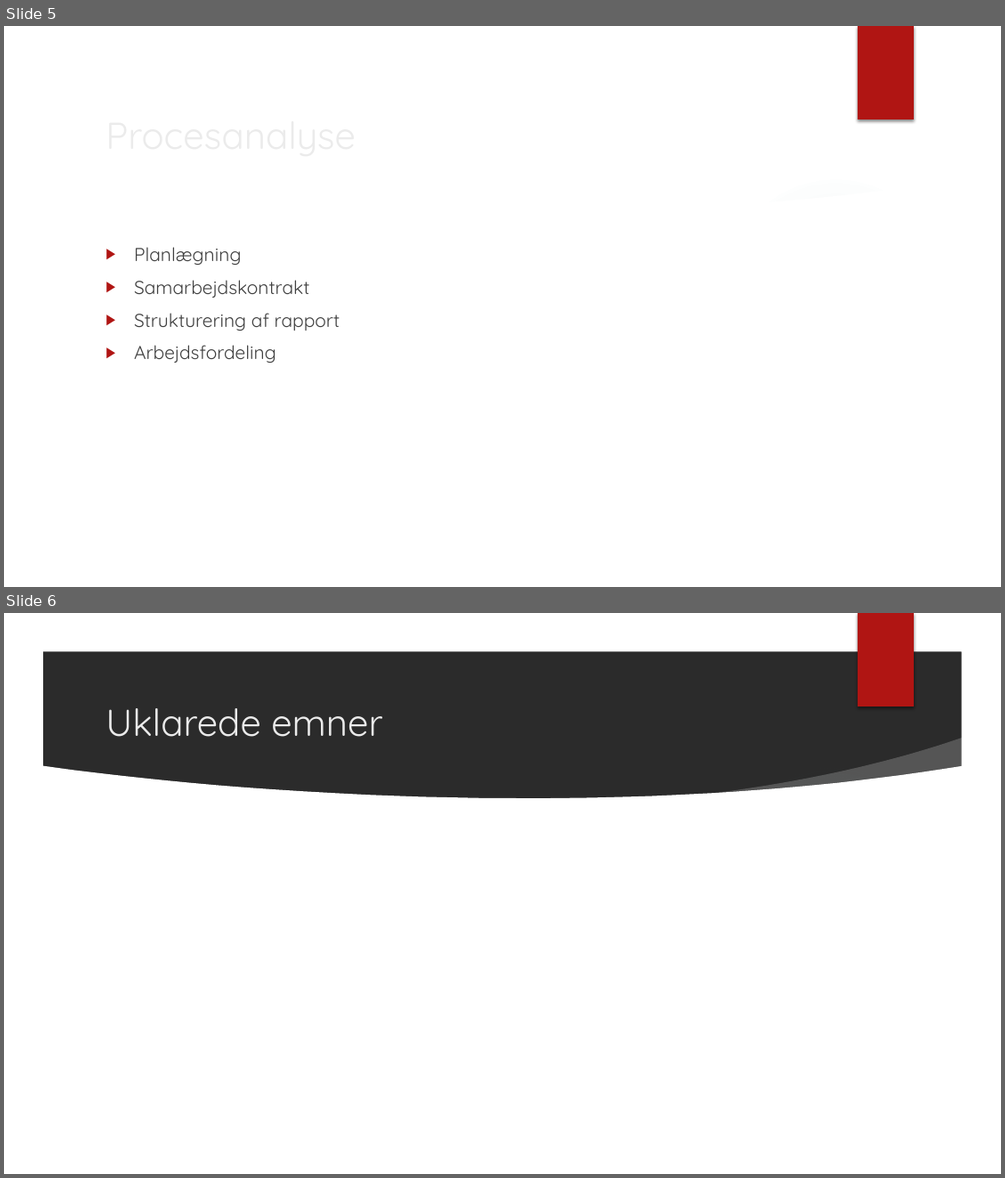
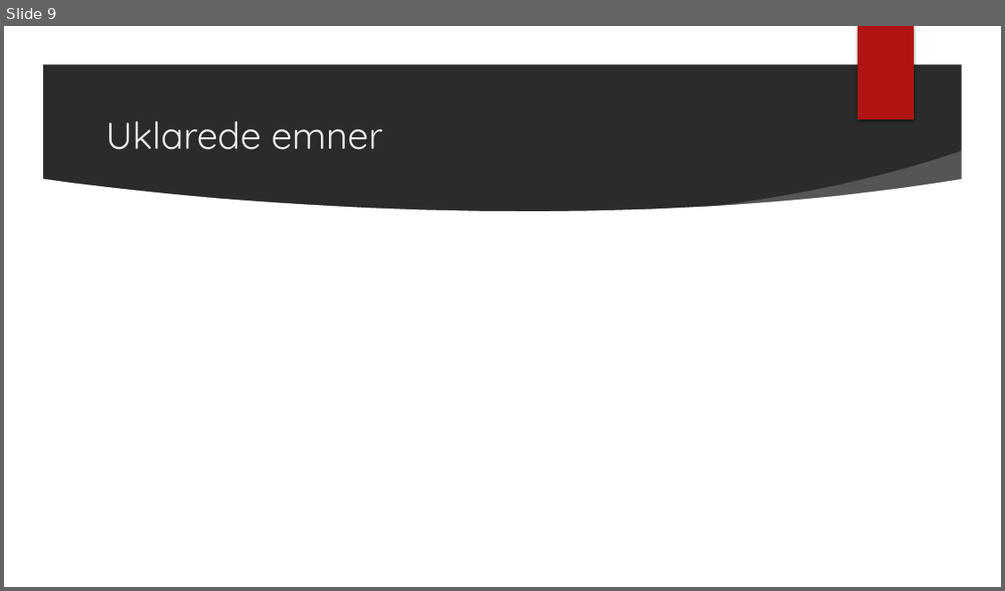
Before and after one commit to drblah/RoboCup, a slide deck: P0 Projekt - RoboCup.pptx. Shown one above the other, each under a label of ours: slides 5 and 6 before the commit, slide 9 after it. The pictures are 1005x1178 and 1005x591 pixels, drawn with LibreOffice and Linux fonts; fonts in the diff are those of the drawing; background and template pictures are left out; a plain dark background stands for a picture behind light text. Boxes give left, top, right and bottom in pixels: in the first picture for what was removed or moved away, otherwise in the second. Text is boxed around its words. In the diff, an @@ line names an element or a change of style, - is before the commit and + after.

```diff
--- a/P0 Projekt - RoboCup.pptx
+++ b/P0 Projekt - RoboCup.pptx
@@ slide 5 removed at bbox=[4, 26, 1001, 587], background picture (left out); not listed: 7 template elements that a slide beside it also shows @@
@@ title removed at bbox=[98, 105, 820, 163] @@
-Procesanalyse
@@ text removed at bbox=[134, 247, 340, 362] @@
-▶ Planlægning
-▶ Samarbejdskontrakt
-▶ Strukturering af rapport
-▶ Arbejdsfordeling
@@ what was slide 6 is now slide 9 @@
```
Also in this commit, not shown: 4 slides added.
